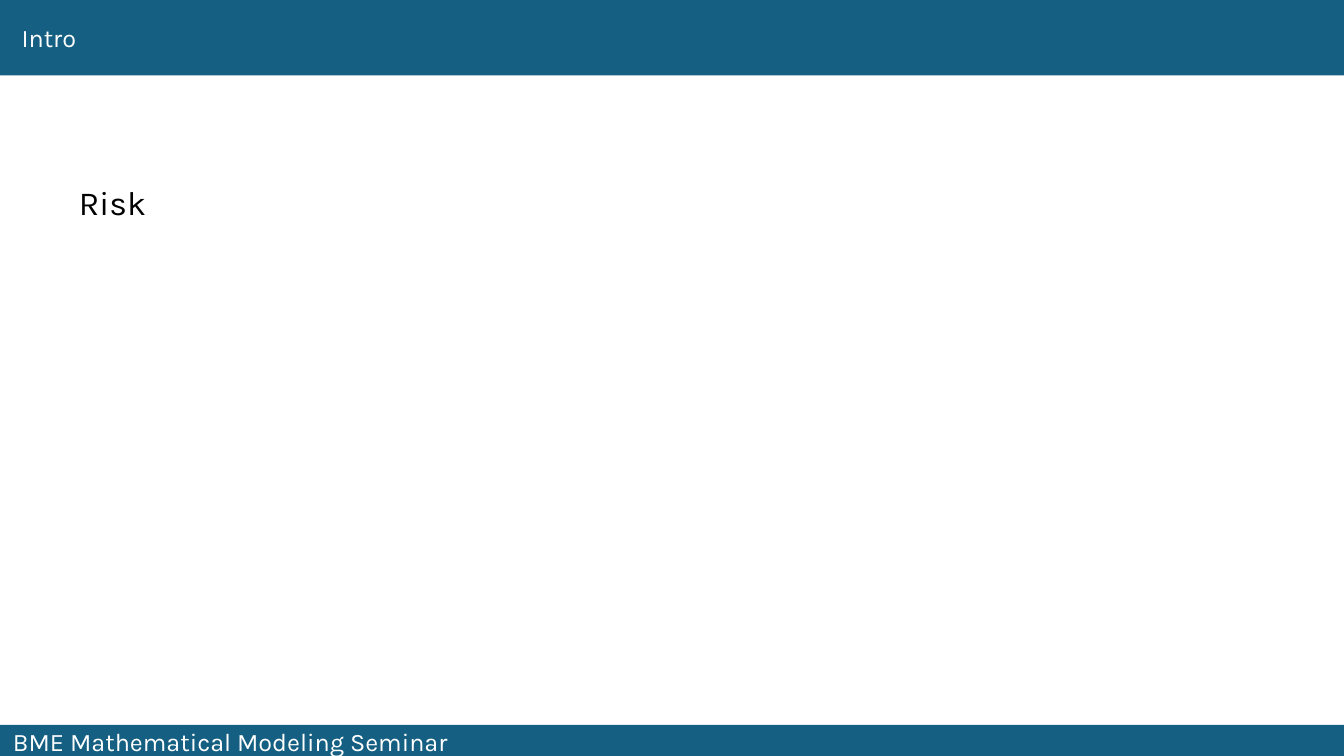
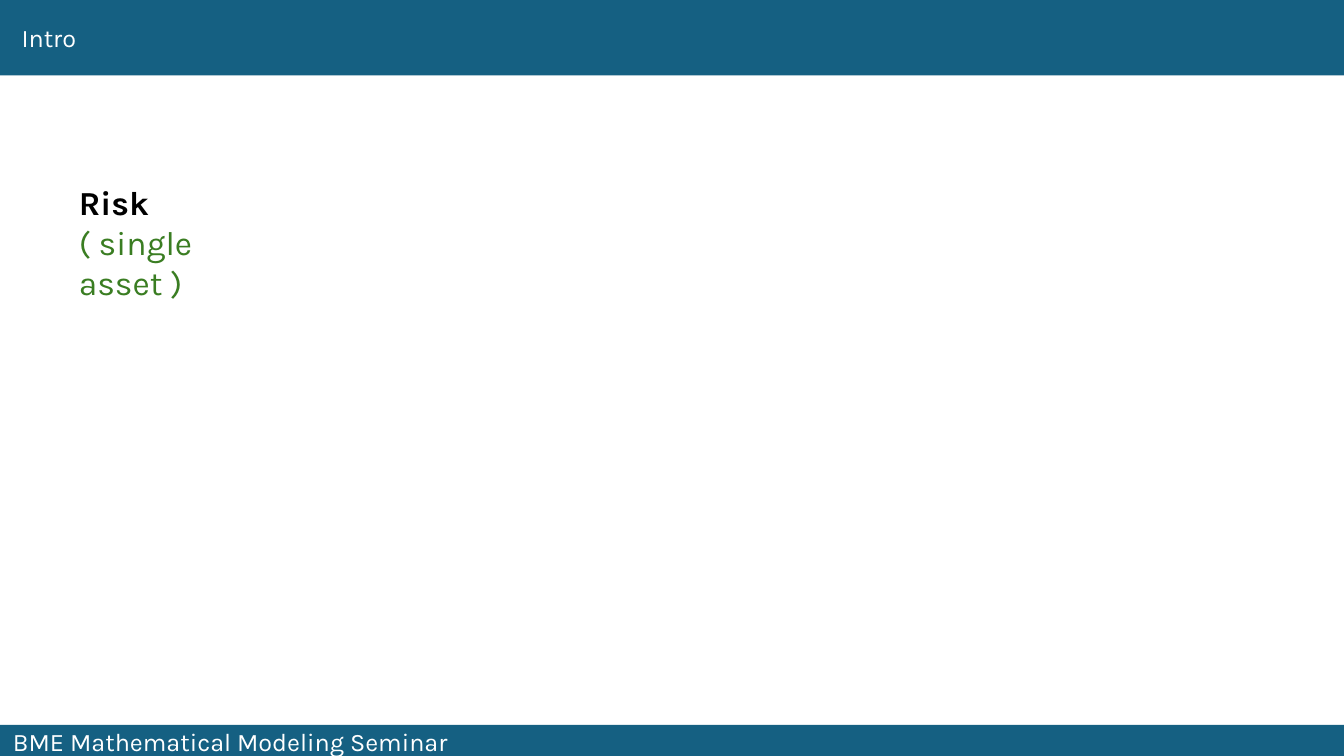
Before and after one commit to fij/btup, a slide deck: slide 8 of MMS_2024_09_10/Farkas_2024_09_10.pptx (slide 6 before the commit). Drawn at 1344x756 pixels with LibreOffice and Linux fonts; fonts in the diff are those of the drawing. Boxes give left, top, right and bottom in pixels: in the first picture for what was removed or moved away, otherwise in the second. Text is boxed around its words. In the diff, an @@ line names an element or a change of style, - is before the commit and + after.

```diff
--- a/MMS_2024_09_10/Farkas_2024_09_10.pptx
+++ b/MMS_2024_09_10/Farkas_2024_09_10.pptx
@@ text at (x1=79, y1=191, x2=149, y2=216): bold on in "Risk" @@
@@ text at (x1=79, y1=232, x2=193, y2=296): paragraph added @@
+( single asset )
```
Also in this commit, not shown: 2 other slides changed, 3 slides added, 1 slide removed.
